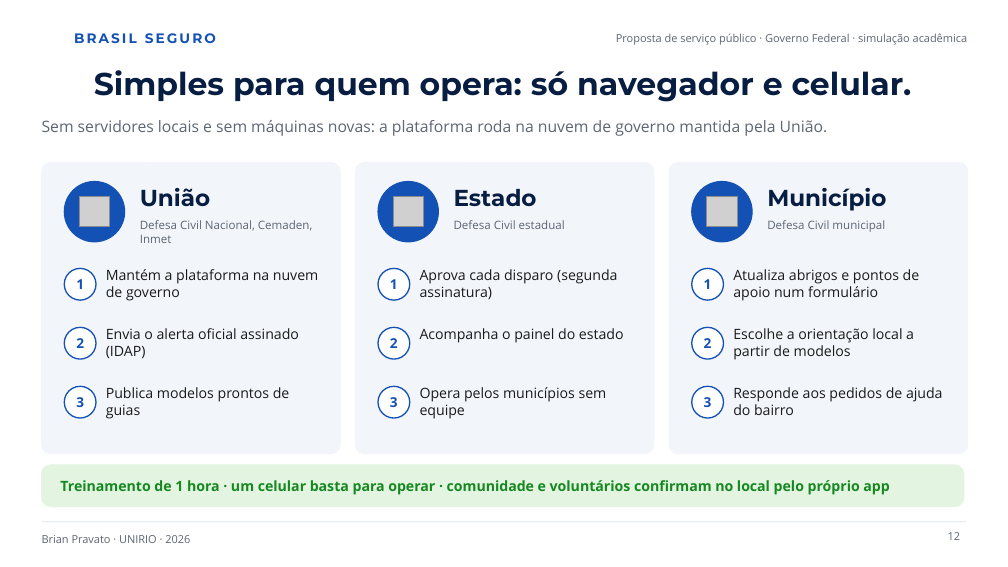
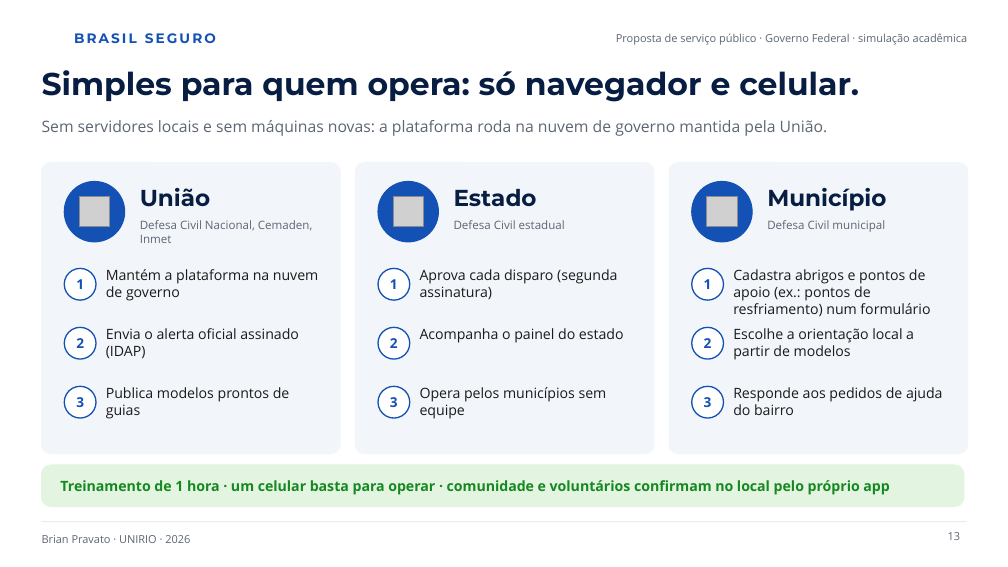
Before and after one commit to kbrianps/brasil-seguro, a slide deck: slide 13 of brasil-seguro.pptx (slide 12 before the commit). Drawn at 1008x567 pixels with LibreOffice and Linux fonts; fonts in the diff are those of the drawing; grey boxes stand for pictures; background and template pictures are left out. Boxes give left, top, right and bottom in pixels: in the first picture for what was removed or moved away, otherwise in the second. Text is boxed around its words. In the diff, an @@ line names an element or a change of style, - is before the commit and + after.

```diff
--- a/brasil-seguro.pptx
+++ b/brasil-seguro.pptx
@@ title "Simples para quem opera: só ..." at (x1=42, y1=70, x2=859, y2=102): alignment centre to left @@
@@ text at (x1=733, y1=269, x2=930, y2=317): text changed @@
-Atualiza abrigos e pontos de apoio num formulário
+Cadastra abrigos e pontos de apoio (ex.: pontos de resfriamento) num formulário
@@ page number at (x1=948, y1=532, x2=961, y2=540): text changed @@
-12
+13
```
Also in this commit, not shown: 13 other slides changed, 1 slide added, 2 other files.
